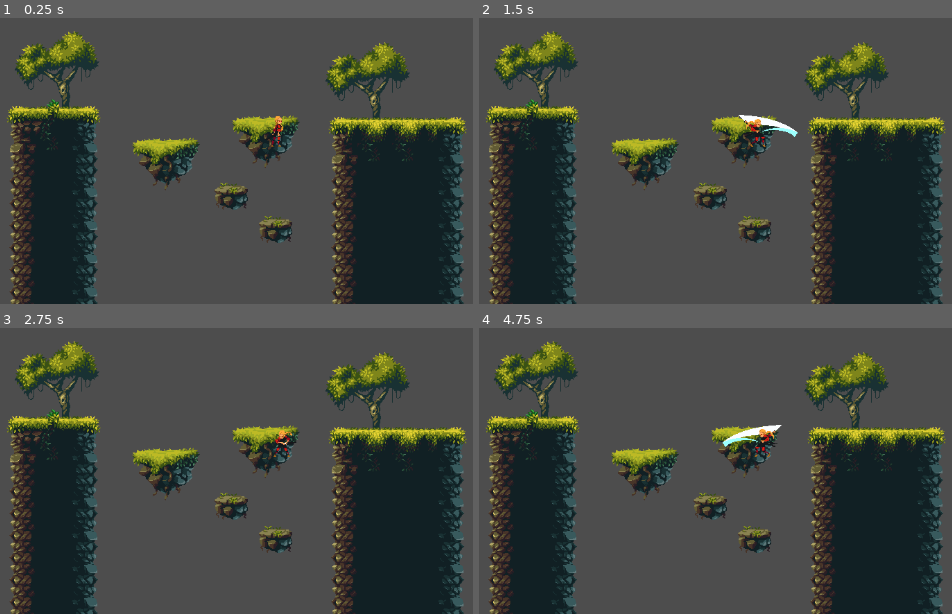
Above: before the commit, frames 1-4 (two rows, left to right).
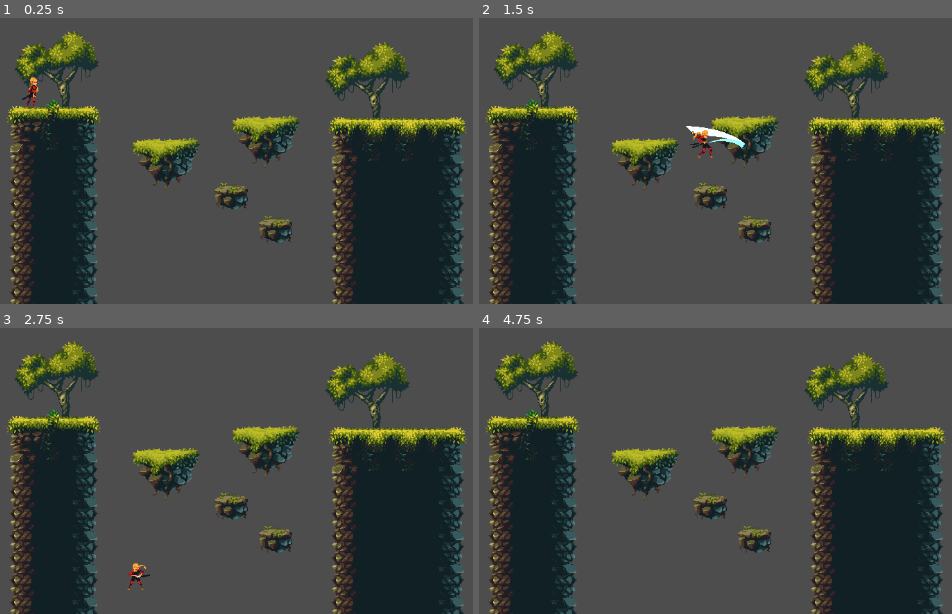
Above: after the commit, the same moments.

Repository: boovle2/plataeu
Game: Godot game, scene res://Level1.tscn
Two runs of this game, one before a commit and one after it. Both use one fixed random seed, a clock stepped at 60 frames per second and the inputs below.
Inputs:
- Up to frame 1 (0.25 s): no input
- Up to frame 2 (1.5 s): tap Enter (ui_accept) at 0.5, 0.77 s; hold Q (attack1) 0.53-1.28 s; hold Right (ui_right) from 0.53 s (still down); tap Q (attack1) at 1.35 s
- Up to frame 3 (2.75 s): tap Enter (ui_accept) at 1.52 s; release Right (ui_right) at 2.03 s; hold Left (ui_left) from 2.03 s (still down); hold Q (attack1) from 2.03 s (still down)
- Up to frame 4 (4.75 s): release Left (ui_left) at 2.78 s; release Q (attack1) at 2.78 s; hold Right (ui_right) 2.78-4.28 s; tap Q (attack1) at 2.85, 4.35 s; tap Enter (ui_accept) at 3.02, 3.77, 4.25, 4.52 s; hold Q (attack1) 3.53-4.28 s; hold Left (ui_left) from 4.28 s (still down)

The runs differ from the first frame. In frame 1, 0.3% of the frame differs, in the area x 4-60%, y 20-46%; in frame 2, 0.9%, in the area x 43-68%, y 33-49%; in frame 3, 0.3%; in frame 4, 0.4%.

Commit message:
player position change

Diff:
--- a/plataeu/Level1.tscn
+++ b/plataeu/Level1.tscn
@@ -684,4 +684,4 @@
 tile_set = SubResource("TileSet_cove1")
 
 [node name="Player" parent="." unique_id=1702158464 instance=ExtResource("2_mc20k")]
-position = Vector2(508, 373)
+position = Vector2(155, 312)
Not shown: 1 places in plataeu/Level1.tscn that only renumber resources
Not shown: 1 places in plataeu/player.tscn that only renumber resources
